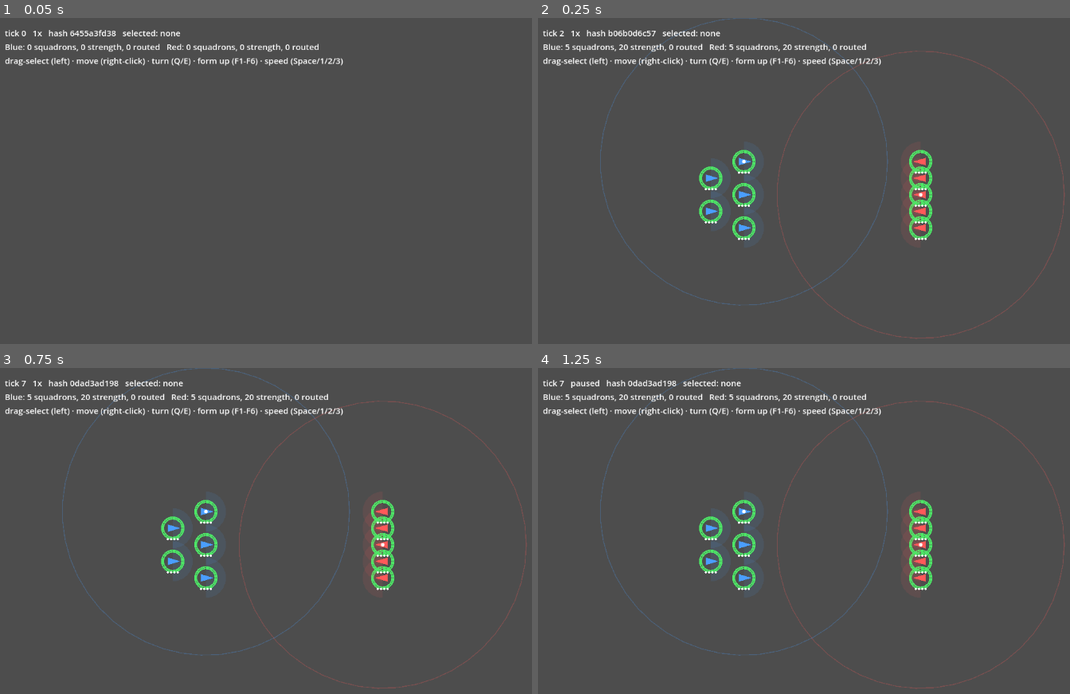
Above: before the commit, frames 1-4 (two rows, left to right).
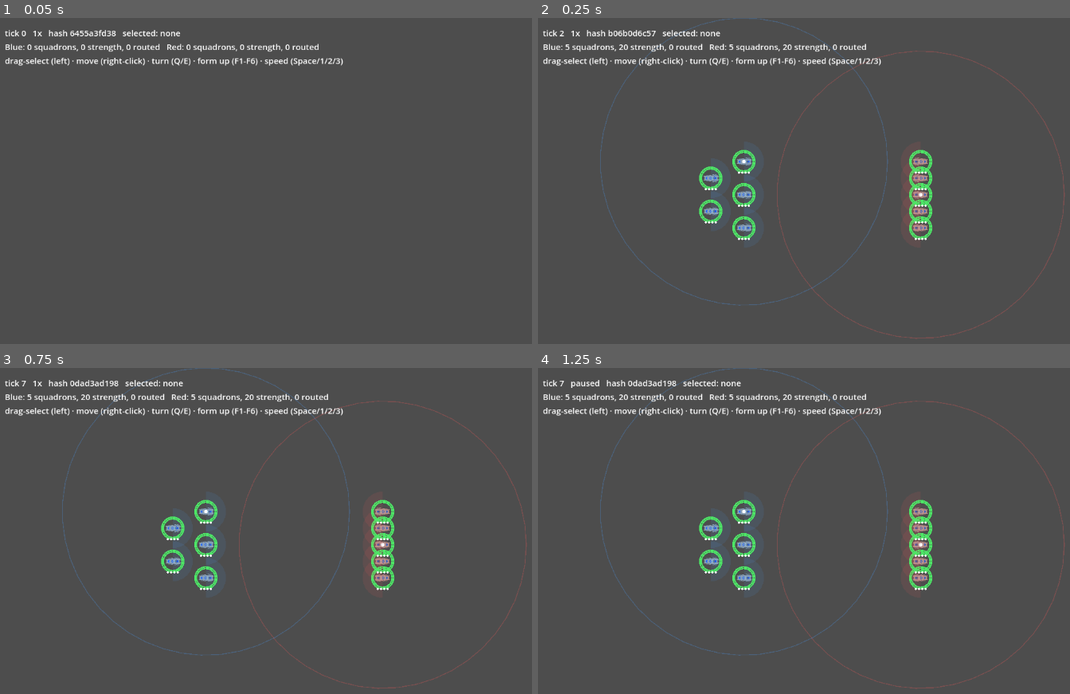
Above: after the commit, the same moments.

Repository: tharak/Battleships
Game: Godot game, scene res://main.tscn
Two runs of this game, one before a commit and one after it. Both use one fixed random seed, a clock stepped at 60 frames per second and the inputs below.
Inputs (mouse positions are in pixels of both pictures, inside the frame that each line leads up to):
- Up to frame 1 (0.05 s): no input
- Up to frame 2 (0.25 s): no input
- Up to frame 3 (0.75 s): tap Enter at 0.5 s; move the mouse to (452, 527) at 0.52 s; tap Q at 0.6 s; click (452, 527) at 0.67 s
- Up to frame 4 (1.25 s): tap Space at 0.77 s

Frame 1 is identical in both runs. In frame 2, 0.5% of the frame differs, in the area x 31-74%, y 42-66%; in frame 3, 0.5%; in frame 4, 0.5%.

Commit message:
Render squadrons with the Warship model instead of a placeholder triangle
The user added a MagicaVoxel warship asset (game/Warship/Package/) — a
voxel model exported to OBJ/MTL with a palette texture. It's a 3D mesh,
not a 2D sprite, but the game's rendering is a single Node2D's
immediate-mode _draw() with no 3D nodes at all, and swapping that for
live 3D-in-2D compositing (SubViewport + Camera3D per squadron, or a
shared one) would be a real architecture change for a top-down
strategy game where a static icon rotated in 2D looks identical to a
live top-down 3D render anyway (fixed overhead orthographic view, no
lighting change worth the complexity).

So instead: game/tools/bake_warship_icon.gd is a one-off tool (run with
real rendering, not --headless: `godot --path game
tools/bake_warship_icon.tscn`) that loads the actual mesh into a
SubViewport, frames it with a top-down orthographic camera, and saves
a cropped, transparent-background PNG to game/assets/warship_icon.png
— which is what main.gd actually draws. The yaw needed to get the
model's bow pointing along +X (matching the game's facing=0
convention, so no compensating rotation offset is needed when drawing
it) was found by trial: bake, look at which way the bow points, adjust
YAW_DEG, re-bake — documented in the tool's own comment so re-baking
after a model change doesn't require re-deriving it.

main.gd's _draw_squadron draws this texture instead of the triangle
hull, rotated via draw_set_transform to the squadron's facing (reset
immediately after, since every other draw call in the function —
rings, pips, the flagship dot — uses absolute canvas coordinates) and
lightly tinted per side (a 35% blend toward blue/red, not a full
recolor, so the model's own grey hull and blue trim stay legible
rather than being washed out). Everything else — selection/morale/
cohesion rings, the wavering outline, the front-arc wedge, strength
pips — is unchanged.

Verified: mandatory headless smoke test and the full test suite (all 7
game/tests/test_*.gd) still pass clean; visually confirmed in a live
screenshot that the model renders correctly oriented and rotates with
facing.

Not committed: Warship.gif (21MB turntable preview render, unused at
runtime — only the .obj and its palette .png are loaded) and a
separate unused MagicaVoxel-importer addon (Voxel-Core-*/) the user
had also extracted into game/ but which isn't wired into anything —
both left on disk, just gitignored.

Co-Authored-By: Claude Sonnet 5 <noreply@anthropic.com>

Diff:
--- a/game/main.gd
+++ b/game/main.gd
@@ -49,6 +49,8 @@
 	KEY_F1: "spindle", KEY_F2: "line", KEY_F3: "echelon",
 	KEY_F4: "crescent", KEY_F5: "sphere", KEY_F6: "column",
 }
+const WARSHIP_TEXTURE := preload("res://assets/warship_icon.png")
+const ICON_LENGTH := SQUAD_RADIUS * 2.4  # on-screen nose-to-tail size; height follows the texture's own aspect ratio
 
 var _sim: Sim
 var _stream: CommandStream
@@ -445,11 +447,16 @@
 	if wavering:
 		draw_arc(pos, SQUAD_RADIUS - 1.0, 0.0, TAU, 20, Color(1.0, 0.82, 0.4, 0.9), 2.0)
 
-	# Hull: a triangle pointing along facing.
-	var nose := pos + Vector2(cos(facing_rad), sin(facing_rad)) * SQUAD_RADIUS
-	var back_l := pos + Vector2(cos(facing_rad + 2.5), sin(facing_rad + 2.5)) * SQUAD_RADIUS * 0.8
-	var back_r := pos + Vector2(cos(facing_rad - 2.5), sin(facing_rad - 2.5)) * SQUAD_RADIUS * 0.8
-	draw_colored_polygon(PackedVector2Array([nose, back_l, back_r]), side_color)
+	# Hull: the baked Warship model (tools/bake_warship_icon.gd renders the actual
+	# asset top-down; baked at the yaw that puts its bow on +X, matching facing=0
+	# here, so no extra rotation offset is needed). A light tint keeps the model's
+	# own detail readable while still giving a clear side cue at a glance — a full
+	# recolor would wash out the grey hull/blue trim entirely.
+	var icon_h := ICON_LENGTH * (WARSHIP_TEXTURE.get_height() as float) / (WARSHIP_TEXTURE.get_width() as float)
+	var tint := Color.WHITE.lerp(side_color, 0.35)
+	draw_set_transform(pos, facing_rad, Vector2.ONE)
+	draw_texture_rect(WARSHIP_TEXTURE, Rect2(-ICON_LENGTH / 2.0, -icon_h / 2.0, ICON_LENGTH, icon_h), false, tint)
+	draw_set_transform(Vector2.ZERO, 0.0, Vector2.ONE)  # every draw call below uses absolute coords
 	if sq["flag"]:
 		draw_circle(pos, 3.0, Color.WHITE)
 
--- /dev/null
+++ b/game/tools/bake_warship_icon.gd
@@ -0,0 +1,93 @@
+extends Node
+## One-off tool: renders Warship/Package/Warship.obj (a MagicaVoxel model) from a
+## top-down orthographic camera into a static 2D icon, saved to
+## res://assets/warship_icon.png. Run with a real rendering context (NOT --headless):
+##   godot --path game tools/bake_warship_icon.tscn
+##
+## The baked icon is what main.gd actually draws (rotated per squadron's facing,
+## tinted per side) — this exists only to regenerate that PNG if the model changes;
+## it's not part of the running game.
+
+const IMG_SIZE := 512
+const MODEL_PATH := "res://Warship/Package/Warship.obj"
+const OUT_PATH := "res://assets/warship_icon.png"
+
+# Camera rig rotation, in degrees, applied to the whole rig around Y (yaw) after the
+# fixed top-down tilt. 270 was found by trial: the model's bow (bridge tower) ends up
+# pointing along +X in the baked image, matching main.gd's facing=0 convention
+# exactly, so no compensating rotation offset is needed when drawing it in-game. If
+# the source model changes, re-derive this by baking at 0, looking at which way the
+# bow points, and rotating until it points right.
+const YAW_DEG := 270.0
+const CROP_MARGIN := 6  # px of transparent padding kept around the content bounds
+
+
+func _ready() -> void:
+	var mesh: Mesh = load(MODEL_PATH)
+	var aabb := mesh.get_aabb()
+	print("mesh AABB: ", aabb)
+
+	var viewport := SubViewport.new()
+	viewport.size = Vector2i(IMG_SIZE, IMG_SIZE)
+	viewport.transparent_bg = true
+	viewport.render_target_update_mode = SubViewport.UPDATE_ALWAYS
+	add_child(viewport)
+
+	var mesh_instance := MeshInstance3D.new()
+	mesh_instance.mesh = mesh
+	# Center the model on its own bounding-box center so framing is predictable.
+	mesh_instance.position = -aabb.get_center()
+
+	# Pivot rotated by YAW_DEG, holding the mesh, so re-orienting the ship is one
+	# number to tweak instead of re-deriving camera math.
+	var pivot := Node3D.new()
+	pivot.rotation_degrees.y = YAW_DEG
+	viewport.add_child(pivot)
+	pivot.add_child(mesh_instance)
+
+	var light := DirectionalLight3D.new()
+	light.rotation_degrees = Vector3(-60, -30, 0)
+	light.light_energy = 1.1
+	viewport.add_child(light)
+	var light2 := DirectionalLight3D.new()
+	light2.rotation_degrees = Vector3(-60, 150, 0)
+	light2.light_energy = 0.5
+	viewport.add_child(light2)
+
+	var env := WorldEnvironment.new()
+	var e := Environment.new()
+	e.background_mode = Environment.BG_CLEAR_COLOR
+	e.ambient_light_source = Environment.AMBIENT_SOURCE_COLOR
+	e.ambient_light_color = Color(1, 1, 1)
+	e.ambient_light_energy = 0.6
+	env.environment = e
+	viewport.add_child(env)
+
+	var largest := maxf(aabb.size.x, aabb.size.z)
+	var cam := Camera3D.new()
+	cam.projection = Camera3D.PROJECTION_ORTHOGONAL
+	cam.size = largest * 1.15
+	cam.position = Vector3(0, aabb.size.y * 3.0 + 5.0, 0)
+	cam.rotation_degrees = Vector3(-90, 0, 0)  # look straight down (-Y)
+	viewport.add_child(cam)
+
+	await RenderingServer.frame_post_draw
+	await RenderingServer.frame_post_draw  # a second frame to be safe after setup
+
+	var img := viewport.get_texture().get_image()
+
+	# Crop the big transparent margin the square camera frame leaves around a long,
+	# narrow ship, so the saved texture's aspect ratio matches the ship's own.
+	var used := img.get_used_rect()
+	var l: int = maxi(0, used.position.x - CROP_MARGIN)
+	var t: int = maxi(0, used.position.y - CROP_MARGIN)
+	var r: int = mini(img.get_width(), used.position.x + used.size.x + CROP_MARGIN)
+	var b: int = mini(img.get_height(), used.position.y + used.size.y + CROP_MARGIN)
+	img = img.get_region(Rect2i(l, t, r - l, b - t))
+
+	var dir := "res://assets"
+	if not DirAccess.dir_exists_absolute(dir):
+		DirAccess.make_dir_recursive_absolute(dir)
+	img.save_png(OUT_PATH)
+	print("saved: ", OUT_PATH, " size=", img.get_size())
+	get_tree().quit()
--- /dev/null
+++ b/game/tools/bake_warship_icon.tscn
@@ -0,0 +1,6 @@
+[gd_scene load_steps=2 format=3 uid="uid://bqowgxq3nnwrp"]
+
+[ext_resource type="Script" path="res://tools/bake_warship_icon.gd" id="1"]
+
+[node name="BakeIcon" type="Node"]
+script = ExtResource("1")
Not shown, added: game/Warship/Package/Warship.mtl
Not shown, added: game/Warship/Package/Warship.obj
Not shown, added: game/Warship/Package/Warship.obj.import
Binary file added: game/Warship/Package/Warship.png
Not shown, added: game/Warship/Package/Warship.png.import
Binary file added: game/assets/warship_icon.png
Not shown, added: game/assets/warship_icon.png.import
Not shown, added: game/tools/bake_warship_icon.gd.uid
Not shown, changed: game/.gitignore
Not shown, added: game/Warship/Package/Warship.vox
